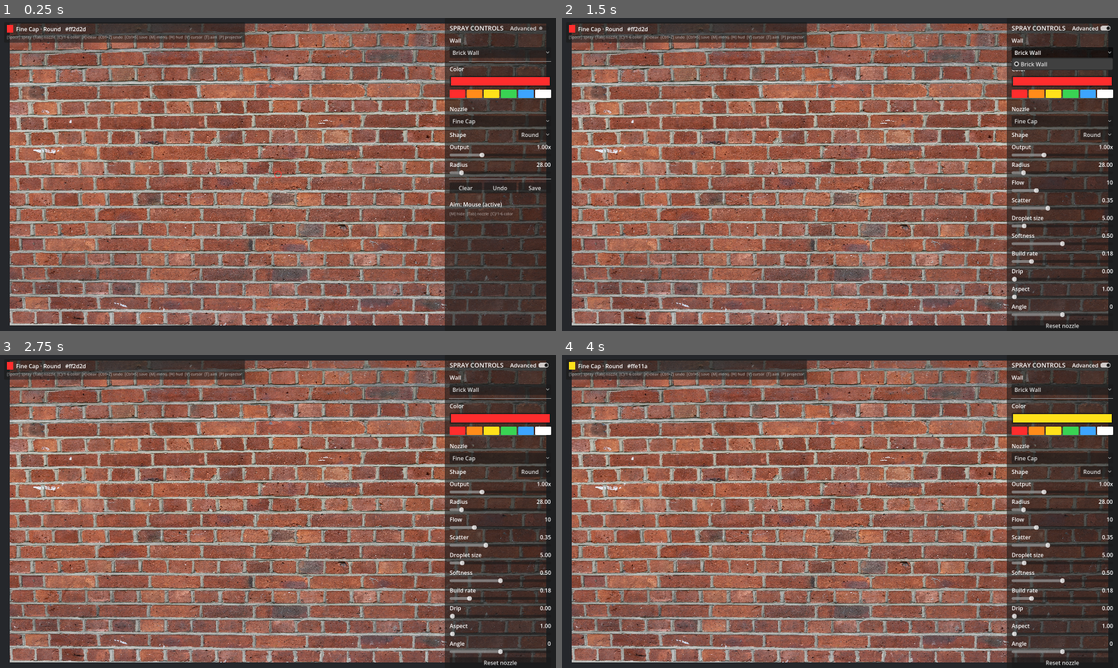
Above: before the commit, frames 1-4 (two rows, left to right).
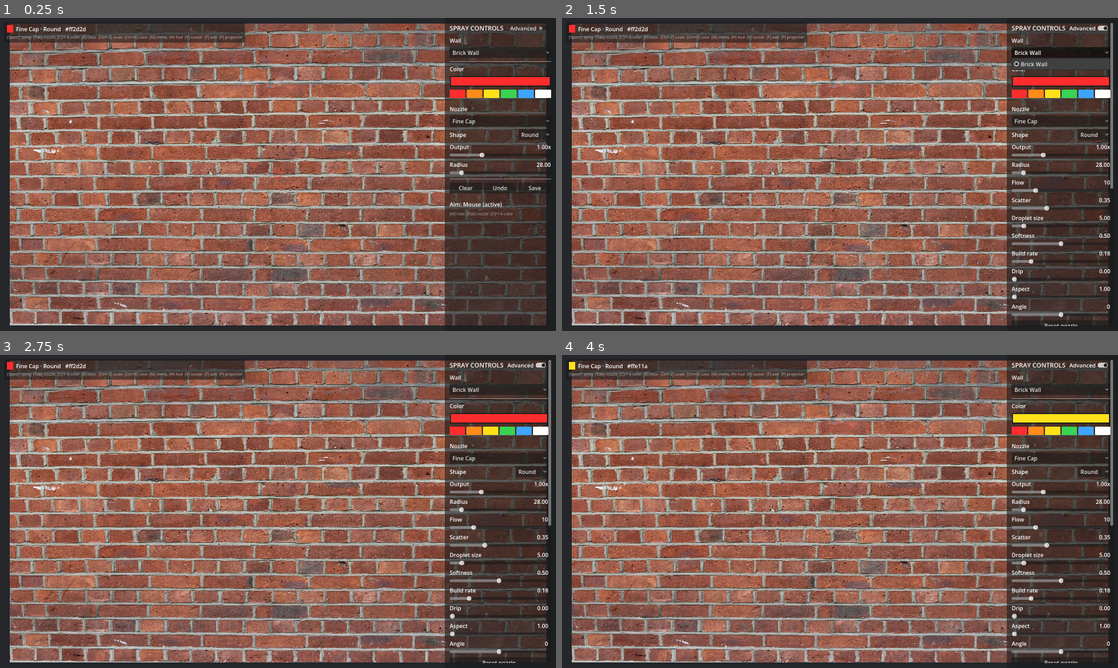
Above: after the commit, the same moments.

Repository: skynab/Brick-Wall-Spray-Paint
Game: Godot game, scene res://main.tscn
The game is run twice, just before and just after one commit, with the same random seed, the same clock (stepped at 60 frames per second) and the same inputs.
Inputs (mouse positions are in pixels of both pictures, inside the frame that each line leads up to):
- Up to frame 1 (0.25 s): no input
- Up to frame 2 (1.5 s): click "Advanced" at 0.5 s; click "Brick Wall" at 1.25 s
- Up to frame 3 (2.75 s): click (455, 430) at 2.02 s
- Up to frame 4 (4 s): click (1034, 430) at 2.77 s; click (1051, 430) at 3.52 s

The runs differ from the first frame. In frame 1, less than 0.1% of the frame differs, in the area x 80-81%, y 13-52%; in frame 2, 0.8%, in the area x 80-100%, y 1-100%; in frame 3, 0.8%; in frame 4, 0.8%.

Commit message:
Scroll support.

Diff:
--- a/scripts/ui/side_menu.gd
+++ b/scripts/ui/side_menu.gd
@@ -178,9 +178,16 @@
 		margin.add_theme_constant_override("margin_" + side, 14)
 	_panel.add_child(margin)
 
+	# Scroll the controls vertically so the (taller) Advanced list stays reachable
+	# when it overflows the panel height.
+	var scroll := ScrollContainer.new()
+	scroll.horizontal_scroll_mode = ScrollContainer.SCROLL_MODE_DISABLED
+	margin.add_child(scroll)
+
 	var vbox := VBoxContainer.new()
+	vbox.size_flags_horizontal = Control.SIZE_EXPAND_FILL
 	vbox.add_theme_constant_override("separation", 8)
-	margin.add_child(vbox)
+	scroll.add_child(vbox)
 
 	# Title row: heading + Simple/Advanced toggle.
 	var title_row := HBoxContainer.new()
--- a/scripts/wall_library.gd
+++ b/scripts/wall_library.gd
@@ -16,7 +16,13 @@
 const BUNDLED_DIR := "res://assets/walls"
 ## Extra images shipped inside the build. Add a line here whenever a new image
 ## is committed to assets/walls/ so it appears in exported builds too.
+## Labels are auto-derived from the filename, e.g. "black_brick" -> "Black Brick".
 const BUNDLED_WALLS: Array[String] = [
+	"res://assets/walls/black_brick.jpg",
+	"res://assets/walls/warm_glow_brick.jpg",
+	"res://assets/walls/dark_aged_brick.jpg",
+	"res://assets/walls/new_red_brick.jpg",
+	"res://assets/walls/orange_weathered_brick.jpg",
 ]
 const IMAGE_EXTS := ["jpg", "jpeg", "png", "webp"]
 
@@ -43,8 +49,12 @@
 static func _all_paths() -> PackedStringArray:
 	var paths := PackedStringArray()
 	paths.append(DEFAULT_WALL)
+	# Only list bundled images that are actually present/imported, so the
+	# dropdown never shows a wall that fails to load. They appear once the file
+	# is added to assets/walls/ and the project is imported in the editor.
 	for p in BUNDLED_WALLS:
-		paths.append(p)
+		if ResourceLoader.exists(p):
+			paths.append(p)
 	# Editor-only convenience: auto-discover images dropped into the bundled
 	# folder without having to also list them in BUNDLED_WALLS.
 	if OS.has_feature("editor"):
Not shown, changed: assets/walls/README.md
